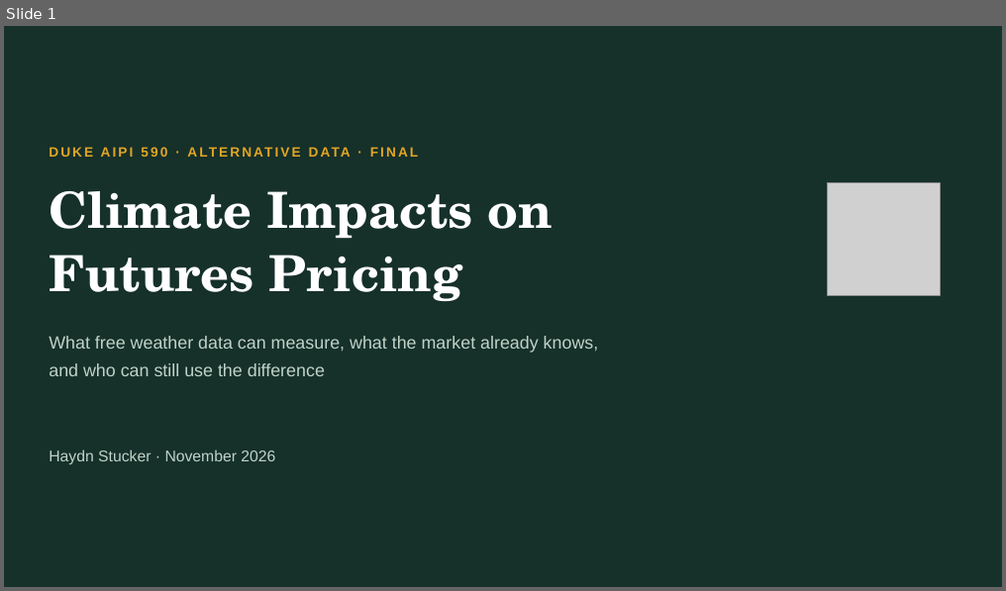
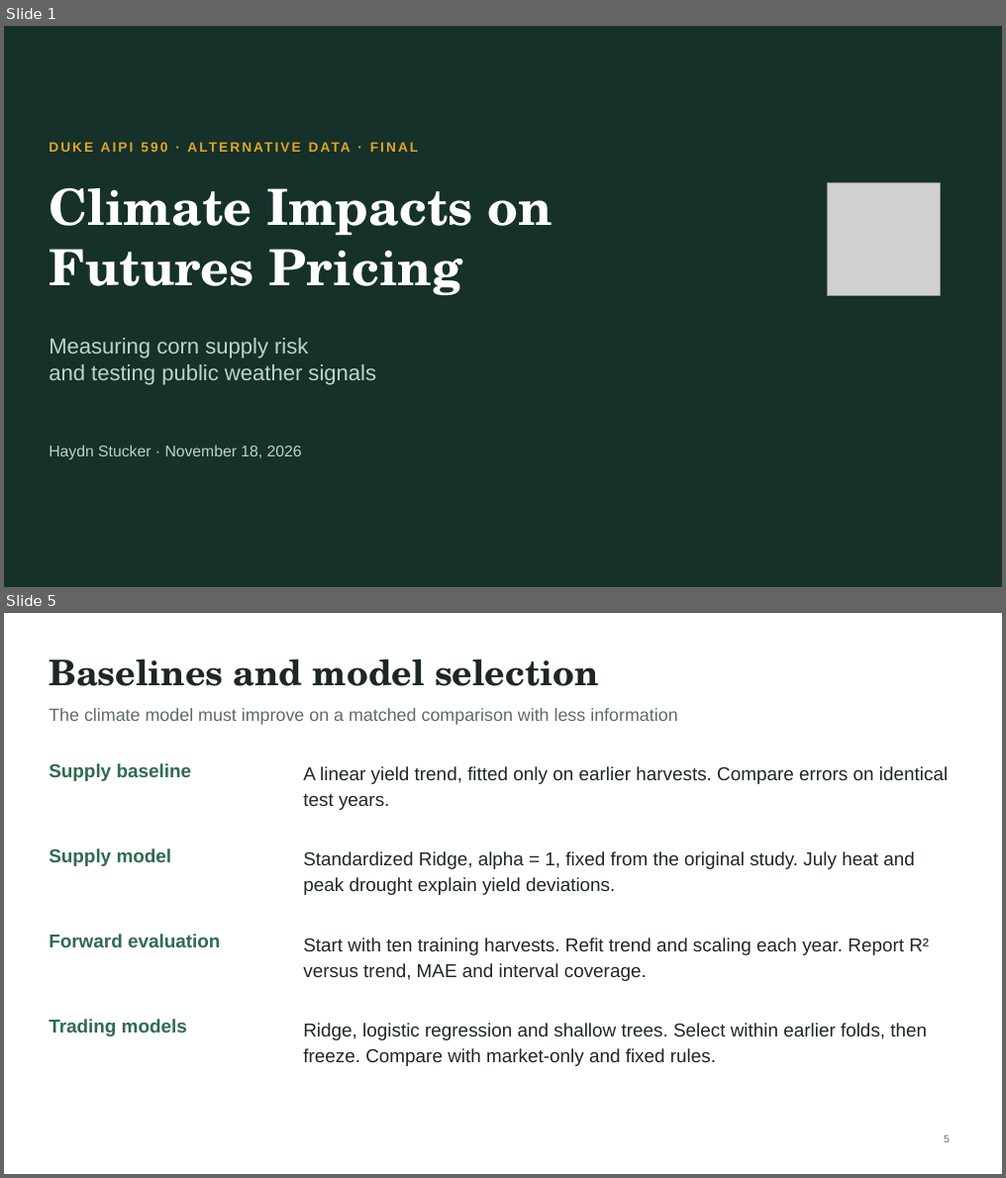
Before and after one commit to haydn-s/climate-futures-pricing, a slide deck: presentation/final/output/Final Presentation.pptx. Shown one above the other, each under a label of ours: slide 1 before the commit, slides 1 and 5 after it; the slides between them are not shown. The pictures are 1006x591 and 1006x1178 pixels, drawn with LibreOffice and Linux fonts; fonts in the diff are those of the drawing; grey boxes stand for pictures. Boxes give left, top, right and bottom in pixels: in the first picture for what was removed or moved away, otherwise in the second. Text is boxed around its words. In the diff, an @@ line names an element or a change of style, - is before the commit and + after.

```diff
--- a/presentation/final/output/Final Presentation.pptx
+++ b/presentation/final/output/Final Presentation.pptx
@@ slide 5 added at (4, 613, 1002, 1174), background #FFFFFF @@
@@ text added at (49, 659, 599, 686), 34 pt, text #1D2723, bold @@
+Baselines and model selection
@@ text added at (49, 708, 677, 725), 17 pt, text #5E6A64 @@
+The climate model must improve on a matched comparison with less information
@@ text added at (49, 763, 192, 781), 18 pt, text #2E6B4F, bold @@
+Supply baseline
@@ text added at (303, 766, 947, 810), 18 pt, text #1D2723 @@
+A linear yield trend, fitted only on earlier harvests. Compare errors on identical test years.
@@ text added at (49, 849, 172, 866), 18 pt, text #2E6B4F, bold @@
+Supply model
@@ text added at (303, 852, 915, 895), 18 pt, text #1D2723 @@
+Standardized Ridge, alpha = 1, fixed from the original study. July heat and peak drought explain yield deviations.
@@ text added at (49, 934, 220, 948), 18 pt, text #2E6B4F, bold @@
+Forward evaluation
@@ text added at (303, 938, 929, 981), 18 pt, text #1D2723 @@
+Start with ten training harvests. Refit trend and scaling each year. Report R² versus trend, MAE and interval coverage.
@@ text added at (49, 1019, 187, 1037), 18 pt, text #2E6B4F, bold @@
+Trading models
@@ text added at (303, 1023, 927, 1066), 18 pt, text #1D2723 @@
+Ridge, logistic regression and shallow trees. Select within earlier folds, then freeze. Compare with market-only and fixed rules.
@@ page number added at (944, 1136, 949, 1143), 10 pt, text #5E6A64 @@
+5
@@ slide 1 changed as well @@
@@ text "DUKE AIPI 590 · ALTERNATIVE ..." at (49, 138, 723, 165): vertical alignment middle to top @@
@@ text "Climate Impacts on" at (49, 188, 551, 295): line spacing 1.05 to 1 @@
@@ text at (49, 338, 376, 385): text changed; size 17 to 21 pt @@
-What free weather data can measure, what the market already knows,
-and who can still use the difference
+Measuring corn supply risk
+and testing public weather signals
@@ text "Haydn Stucker · November 18, ..." at (49, 445, 302, 461): vertical alignment middle to top @@
@@ text at (49, 445, 302, 461): text changed @@
-Haydn Stucker · November 2026
+Haydn Stucker · November 18, 2026
```
Also in this commit, not shown: 10 other slides added, 8 slides removed, 6 other files.
